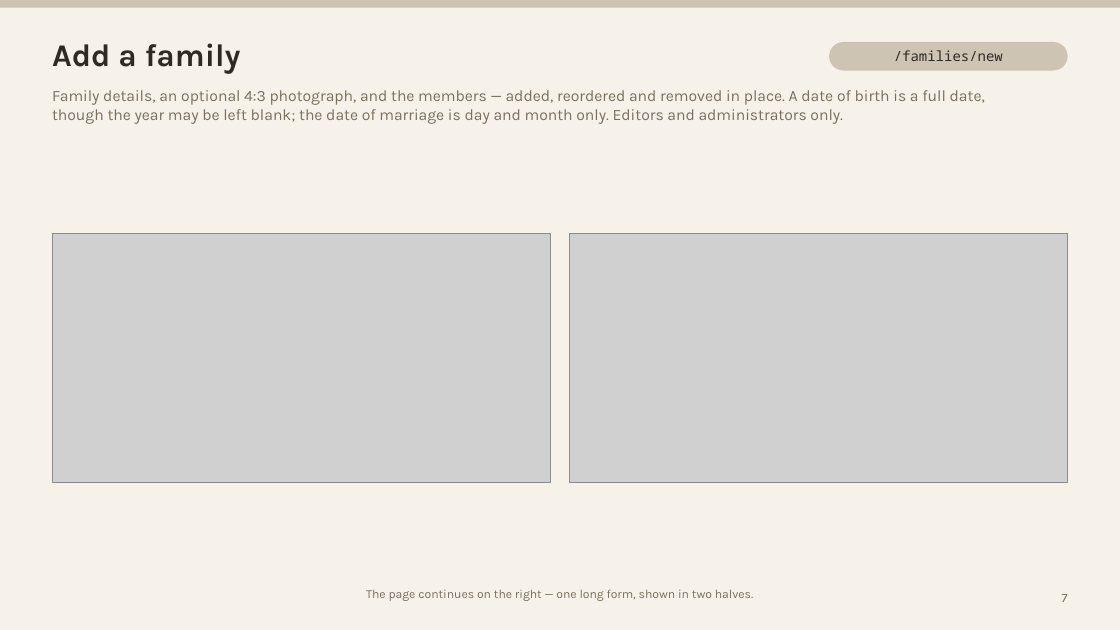
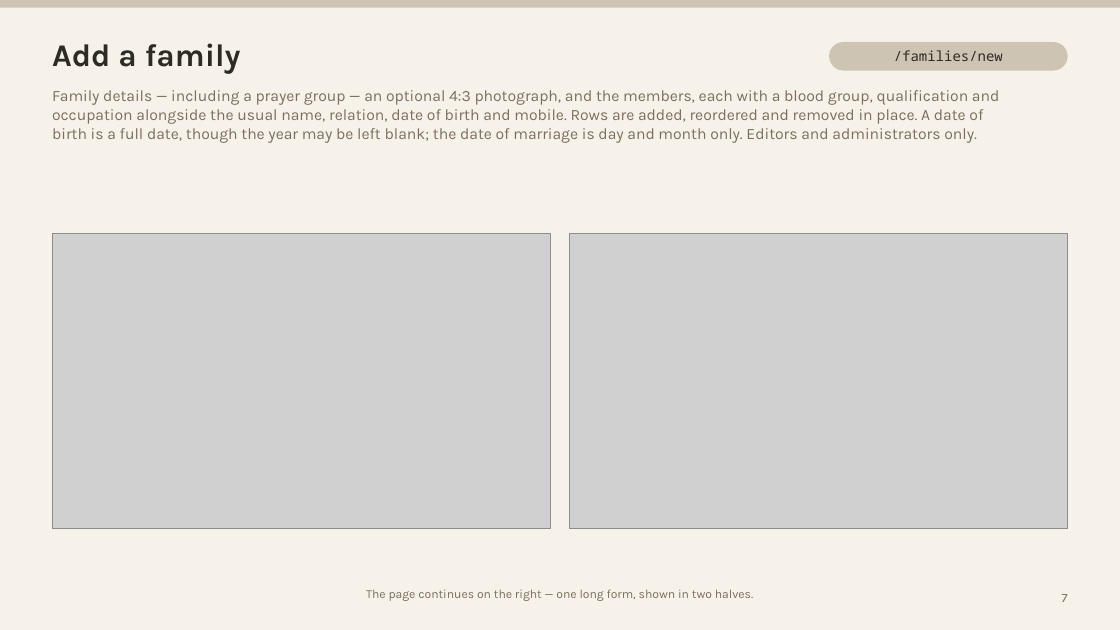
Before and after one commit to Abhisheksingh0301/Parish-directory, a slide deck: slide 7 of Parish-Directory-Walkthrough.pptx. Drawn at 1120x630 pixels with LibreOffice and Linux fonts; fonts in the diff are those of the drawing; grey boxes stand for pictures. Boxes give left, top, right and bottom in pixels: in the first picture for what was removed or moved away, otherwise in the second. Text is boxed around its words. In the diff, an @@ line names an element or a change of style, - is before the commit and + after.

```diff
--- a/Parish-Directory-Walkthrough.pptx
+++ b/Parish-Directory-Walkthrough.pptx
@@ text at [52,90,999,143]: text changed @@
-Family details, an optional 4:3 photograph, and the members — added, reordered and removed in place. A date of birth is a full date, though the year may be left blank; the date of marriage is day and month only. Editors and administrators only.
+Family details — including a prayer group — an optional 4:3 photograph, and the members, each with a blood group, qualification and occupation alongside the usual name, relation, date of birth and mobile. Rows are added, reordered and removed in place. A date of birth is a full date, though the year may be left blank; the date of marriage is day and month only. Editors and administrators only.
@@ picture: place and size @@
-picture at [52,234,550,482]
+picture at [52,234,550,528]
@@ picture: place and size @@
-picture at [570,234,1068,482]
+picture at [570,234,1068,528]
```
Also in this commit, not shown: 16 other slides changed, 32 other files.
